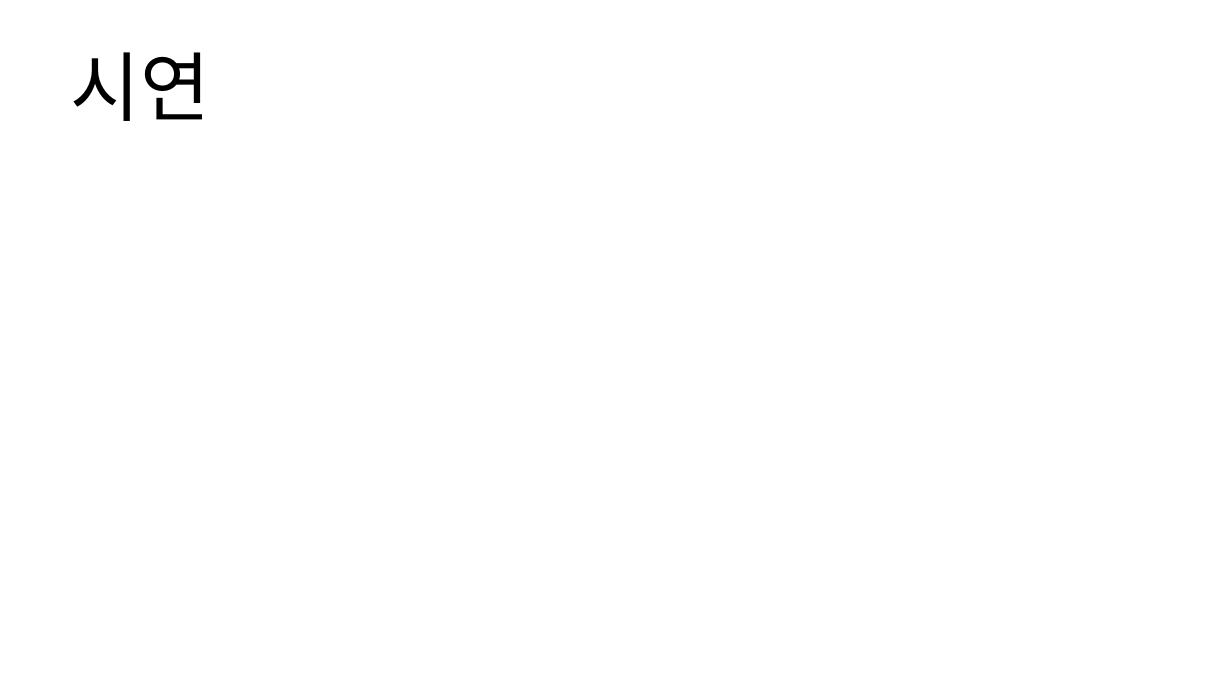
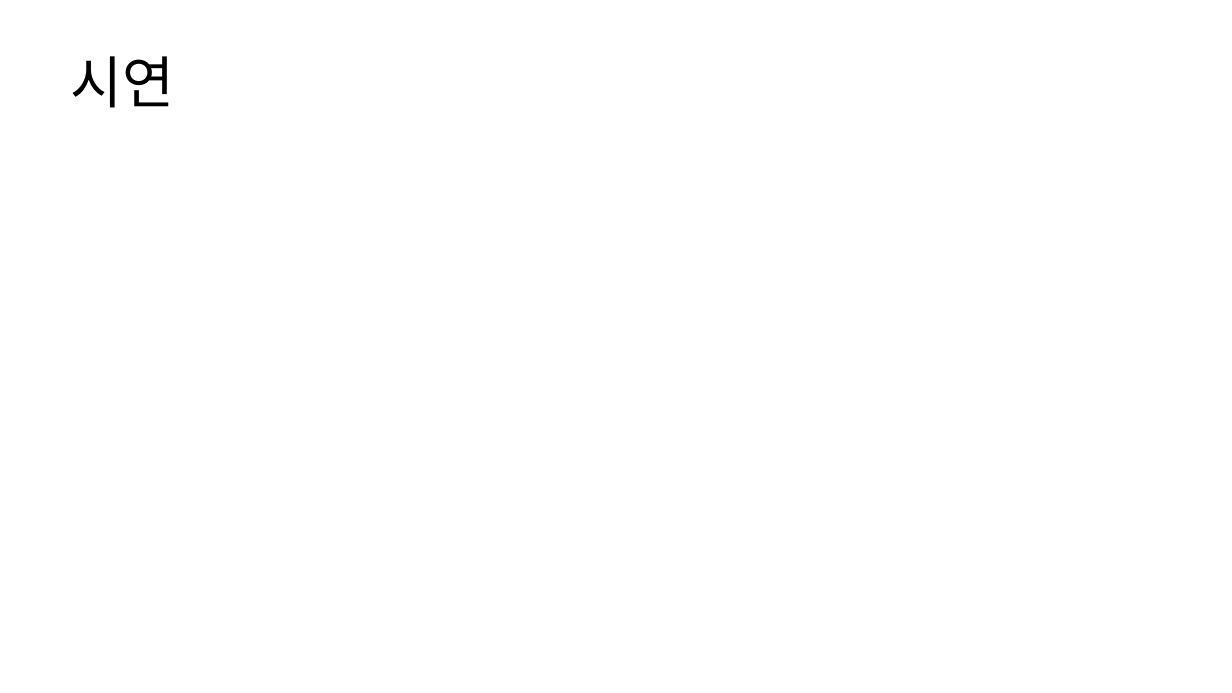
Before and after one commit to osam2018/IOT_mil-supporter, a slide deck: slide 11 of presentation ppt.pptx (slide 7 before the commit). Drawn at 1232x693 pixels with LibreOffice and Linux fonts; fonts in the diff are those of the drawing; background and template pictures are left out. Boxes give left, top, right and bottom in pixels: in the first picture for what was removed or moved away, otherwise in the second. Text is boxed around its words. In the diff, an @@ line names an element or a change of style, - is before the commit and + after.

```diff
--- a/presentation ppt.pptx
+++ b/presentation ppt.pptx
@@ title "시연" at box(71, 56, 175, 108): size 59 to 44 pt; line spacing 1 to 0.9 @@
```
Also in this commit, not shown: 6 other slides changed, 7 slides added, 1 other file.
